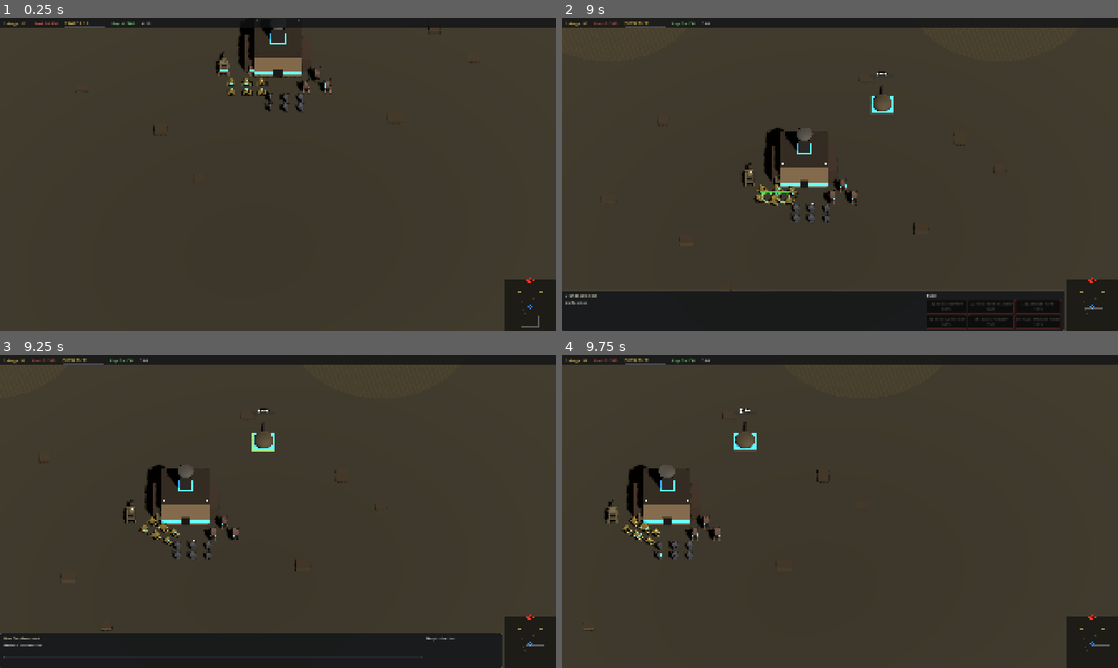
Above: before the commit, frames 1-4 (two rows, left to right).
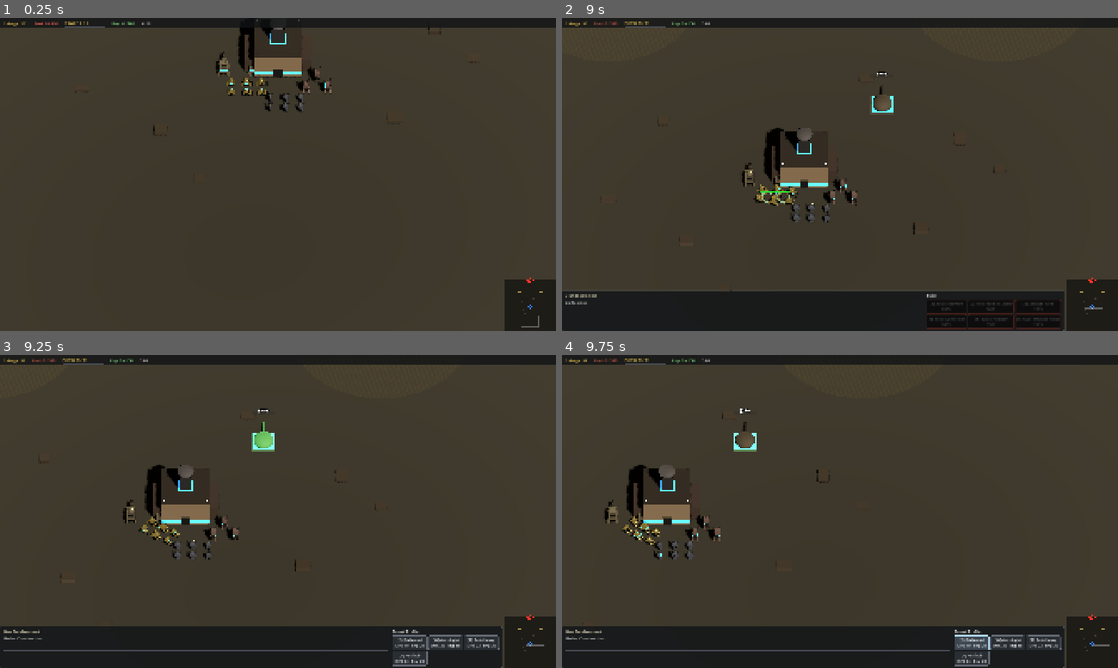
Above: after the commit, the same moments.

Repository: Alkhalim/DrossFront
Game: Godot game, scene res://scenes/test_arena.tscn
Same seed, same stepped clock (60 frames per second), same inputs: the game is played once before the commit and once after it.
Inputs (mouse positions are in pixels of both pictures, inside the frame that each line leads up to):
- Up to frame 1 (0.25 s): no input
- Up to frame 2 (9 s): tap Enter at 0.5 s; drag from (1090, 305) to (895, 105) at 0.52 s; drag from (728, 190) to (812, 237) at 1.27 s; click "[3] Salvage Yard 120S" at 2 s; click "[4] Basic Generator 180S" at 2.75 s; click "[6] Gun Emplacement 150S" at 3.5 s; click "[3] Salvage Yard 120S" at 4.25 s; click "[4] Basic Generator 180S" at 5 s; click "[6] Gun Emplacement 150S" at 5.75 s; click "[3] Salvage Yard 120S" at 6.5 s; click "[4] Basic Generator 180S" at 7.25 s; click "[6] Gun Emplacement 150S" at 8 s; tap Space at 8.75 s; move the mouse to (895, 105) at 8.77 s; hold D (camera_pan_right) from 8.78 s (still down); click (895, 105) at 8.92 s
- Up to frame 3 (9.25 s): keep holding D (camera_pan_right)
- Up to frame 4 (9.75 s): release D (camera_pan_right) at 9.5 s; click (973, 642) at 9.5 s, where only the run after the commit has a clickable "[Q] Balanced DPS 19 Rng 20"

Frames 1-2 are identical in both runs. In frame 3, 3.2% of the frame differs, in the area x 0-91%, y 21-100%; in frame 4, 12%, in the area x 0-91%, y 24-100%.

Commit message:
Turret upgrade UI, full-building selection glow, burst fire
- HUD: when a gun emplacement is selected, the action panel now shows
  four turret-profile buttons (Balanced / Anti-Light / Anti-Heavy /
  Anti-Air) instead of the empty production list. Each shows DPS +
  range, has a tooltip describing its strength, and the active profile
  is highlighted green. Pressing a button calls TurretComponent
  .set_profile, which updates stats and rebuilds the visible barrel.
- Building selection glow now walks the entire VisualRoot tree —
  smokestacks, spires, turrets, team band, etc. — and applies a soft
  green emission boost to every material. Original emission state is
  saved per-material on select and restored exactly on deselect, so
  emissive details (team band, indicator lights) keep their colors
  but get a subtle highlight instead of being washed out by the old
  full-replacement tint.
- Burst-fire pattern for very high RoF weapons (rof <= 0.3s, e.g. the
  Rook's MGs at 0.25s): three quick shots with 0.06s gaps, then a
  longer pause sized to keep the average DPS identical to the
  underlying ROF tier. Burst counter resets when the target is lost so
  a half-finished burst doesn't bleed into the next engagement.

Co-Authored-By: Claude Opus 4.7 (1M context) <noreply@anthropic.com>

Diff:
--- a/scripts/building.gd
+++ b/scripts/building.gd
@@ -1092,6 +1092,11 @@
 
 var _is_selected: bool = false
 
+## Emission state captured before applying the selection highlight, so
+## deselect can restore exactly what each material had. Keyed by the
+## StandardMaterial3D itself.
+var _saved_emission: Dictionary = {}
+
 
 func select_building() -> void:
 	if _is_selected:
@@ -1108,21 +1113,58 @@
 
 
 func _update_selection_visual() -> void:
-	if not _mesh or not stats:
-		return
-	var mat := StandardMaterial3D.new()
-	mat.roughness = 0.9
+	if not _visual_root:
+		return
 	if _is_selected:
-		mat.albedo_color = Color(stats.placeholder_color.r + 0.15, stats.placeholder_color.g + 0.2, stats.placeholder_color.b + 0.1)
-		mat.emission_enabled = true
-		mat.emission = Color(0.2, 0.9, 0.2)
-		mat.emission_energy_multiplier = 0.3
+		_apply_select_glow(_visual_root)
 	else:
-		mat.albedo_color = stats.placeholder_color
-		if not is_constructed:
-			mat.transparency = BaseMaterial3D.TRANSPARENCY_ALPHA
-			mat.albedo_color.a = 0.5
-	_mesh.set_surface_override_material(0, mat)
+		_restore_select_glow(_visual_root)
+
+
+## Soft green emission boost applied per-material. Existing emissive
+## materials (team band, indicator lights, beacons) get a small bump
+## that blends with their own color so they don't all flash green.
+const _SELECT_TINT: Color = Color(0.25, 0.85, 0.35)
+const _SELECT_ENERGY_FLOOR: float = 0.45
+
+
+func _apply_select_glow(node: Node) -> void:
+	if node is MeshInstance3D:
+		var mi: MeshInstance3D = node as MeshInstance3D
+		var mat: StandardMaterial3D = mi.get_surface_override_material(0) as StandardMaterial3D
+		if mat and not _saved_emission.has(mat):
+			_saved_emission[mat] = {
+				"enabled": mat.emission_enabled,
+				"color": mat.emission,
+				"energy": mat.emission_energy_multiplier,
+			}
+			mat.emission_enabled = true
+			if mat.emission == Color(0.0, 0.0, 0.0, 1.0) or not (_saved_emission[mat] as Dictionary)["enabled"]:
+				# Plain metal — give it a soft green wash.
+				mat.emission = _SELECT_TINT
+				mat.emission_energy_multiplier = _SELECT_ENERGY_FLOOR
+			else:
+				# Already emissive (team band, indicator lights). Blend toward
+				# the select tint so the highlight is visible without losing
+				# the original color identity.
+				mat.emission = mat.emission.lerp(_SELECT_TINT, 0.35)
+				mat.emission_energy_multiplier = maxf(mat.emission_energy_multiplier + 0.4, _SELECT_ENERGY_FLOOR + 0.4)
+	for child: Node in node.get_children():
+		_apply_select_glow(child)
+
+
+func _restore_select_glow(node: Node) -> void:
+	if node is MeshInstance3D:
+		var mi: MeshInstance3D = node as MeshInstance3D
+		var mat: StandardMaterial3D = mi.get_surface_override_material(0) as StandardMaterial3D
+		if mat and _saved_emission.has(mat):
+			var saved: Dictionary = _saved_emission[mat] as Dictionary
+			mat.emission_enabled = saved["enabled"] as bool
+			mat.emission = saved["color"] as Color
+			mat.emission_energy_multiplier = saved["energy"] as float
+			_saved_emission.erase(mat)
+	for child: Node in node.get_children():
+		_restore_select_glow(child)
 
 
 func take_damage(amount: int, _attacker: Node3D = null) -> void:
--- a/scripts/combat_component.gd
+++ b/scripts/combat_component.gd
@@ -9,7 +9,18 @@
 var _secondary_cooldown: float = 0.0
 var _search_timer: float = 0.0
 
+## Burst-fire state for high-RoF weapons. Counts shots within the current
+## burst; once the burst is full the cooldown is bumped up so the average
+## shots-per-second matches the underlying ROF tier.
+var _burst_count: int = 0
+
 const SEARCH_INTERVAL: float = 0.5
+
+## Weapons whose ROF is at or below this threshold (seconds between shots)
+## switch to a burst pattern so they don't read as a metronome.
+const BURST_THRESHOLD: float = 0.3
+const BURST_SHOTS: int = 3
+const BURST_INTRA_DELAY: float = 0.06
 
 ## Idle units engage enemies up to this multiple of weapon range — they'll
 ## advance into firing range instead of standing still while an enemy is in sight.
@@ -68,6 +79,9 @@
 			_current_target = found
 
 	if not _current_target:
+		# Reset the burst counter so a half-finished burst from the previous
+		# target doesn't bleed into the next engagement.
+		_burst_count = 0
 		# If attack-move and arrived, stay put and keep scanning
 		if attack_move_target != Vector3.INF:
 			if _unit.get("move_target") == Vector3.INF:
@@ -244,7 +258,21 @@
 
 	var rof: float = CombatTables.get_rof(weapon.rof_tier)
 	if is_primary:
-		_fire_cooldown = rof
+		# Burst pattern for very high RoF: BURST_SHOTS quick shots, then a
+		# longer pause that keeps the average DPS the same.
+		if rof <= BURST_THRESHOLD:
+			_burst_count += 1
+			if _burst_count >= BURST_SHOTS:
+				_burst_count = 0
+				# burst_period = rof * BURST_SHOTS, minus the intra-burst gaps
+				# we already paid between shots.
+				var long_pause: float = rof * float(BURST_SHOTS) - float(BURST_SHOTS - 1) * BURST_INTRA_DELAY
+				_fire_cooldown = maxf(long_pause, BURST_INTRA_DELAY)
+			else:
+				_fire_cooldown = BURST_INTRA_DELAY
+		else:
+			_burst_count = 0
+			_fire_cooldown = rof
 	else:
 		_secondary_cooldown = rof
 
--- a/scripts/hud.gd
+++ b/scripts/hud.gd
@@ -419,8 +419,14 @@
 		_showing_build_buttons = false
 		if building.stats.building_id == &"basic_armory":
 			_rebuild_armory_buttons(building)
+		elif building.has_node("TurretComponent"):
+			_rebuild_turret_profile_buttons(building)
 		else:
 			_rebuild_production_buttons(building)
+	elif building.has_node("TurretComponent"):
+		# Re-tint each frame so the active profile stays highlighted even
+		# without a selection-change rebuild.
+		_refresh_turret_profile_highlight(building)
 
 	# Under construction → show construction progress bar.
 	if not building.is_constructed:
@@ -520,6 +526,83 @@
 func _on_production_button(index: int) -> void:
 	if _selection_manager:
 		_selection_manager.queue_unit_at_building(index)
+
+
+func _rebuild_turret_profile_buttons(building: Building) -> void:
+	## Four upgrade buttons for a selected gun emplacement — each calls into
+	## TurretComponent.set_profile to swap weapon stats and visuals.
+	_clear_buttons()
+	var turret: Node = building.get_node_or_null("TurretComponent")
+	if not turret:
+		_action_label.text = ""
+		return
+
+	_action_label.text = "Turret Profile"
+	var profiles: Array[Dictionary] = [
+		{ "key": &"balanced",   "hotkey": "Q" },
+		{ "key": &"anti_light", "hotkey": "W" },
+		{ "key": &"anti_heavy", "hotkey": "E" },
+		{ "key": &"anti_air",   "hotkey": "R" },
+	]
+	for entry: Dictionary in profiles:
+		var key: StringName = entry["key"] as StringName
+		var data: Dictionary = TurretComponent.PROFILES[key] as Dictionary
+		var dps: float = float(data["damage"]) / float(data["fire"])
+		var btn := Button.new()
+		btn.custom_minimum_size = Vector2(120, 50)
+		btn.text = "[%s] %s\nDPS %.0f  Rng %d" % [
+			entry["hotkey"],
+			data["name"],
+			dps,
+			int(data["range"]),
+		]
+		btn.tooltip_text = _turret_profile_tooltip(key, data)
+		btn.pressed.connect(_on_turret_profile_button.bind(turret, key))
+		_button_grid.add_child(btn)
+		_action_buttons.append({ "button": btn, "kind": "turret_profile", "key": key })
+
+	_refresh_turret_profile_highlight(building)
+
+
+func _refresh_turret_profile_highlight(building: Building) -> void:
+	var turret: Node = building.get_node_or_null("TurretComponent")
+	if not turret:
+		return
+	var current: StringName = turret.get("profile") as StringName
+	for entry: Dictionary in _action_buttons:
+		if (entry.get("kind") as String) != "turret_profile":
+			continue
+		var btn: Button = entry["button"] as Button
+		if not is_instance_valid(btn):
+			continue
+		if (entry["key"] as StringName) == current:
+			btn.modulate = Color(0.55, 1.0, 0.55, 1.0)
+		else:
+			btn.modulate = Color.WHITE
+
+
+func _on_turret_profile_button(turret: Node, key: StringName) -> void:
+	if turret and is_instance_valid(turret) and turret.has_method("set_profile"):
+		turret.set_profile(key)
+
+
+func _turret_profile_tooltip(key: StringName, data: Dictionary) -> String:
+	var role: StringName = data["role"] as StringName
+	var lines: PackedStringArray = PackedStringArray()
+	lines.append("%s turret" % data["name"])
+	lines.append("Damage %d   ROF %.2fs   Range %d   Role %s" % [
+		data["damage"], data["fire"], int(data["range"]), str(role)
+	])
+	match key:
+		&"anti_light":
+			lines.append("Quad-barrel rotary. High RoF eats light/medium chassis but bounces off heavy armor.")
+		&"anti_heavy":
+			lines.append("Slow howitzer. One shot can crater a Bulwark; ineffective vs swarms.")
+		&"anti_air":
+			lines.append("Tilted missile rack. Fast fire, AA-tagged ordnance — best vs flyers and lights.")
+		_:
+			lines.append("Generalist autocannon. Decent vs everything, specialised vs nothing.")
+	return "\n".join(lines)
 
 
 func _rebuild_armory_buttons(_building: Building) -> void:
